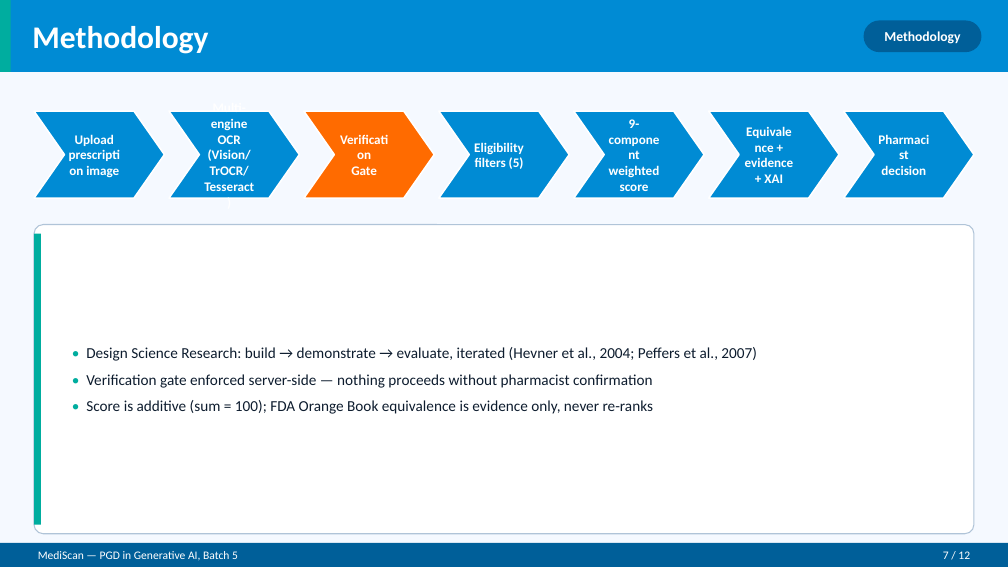
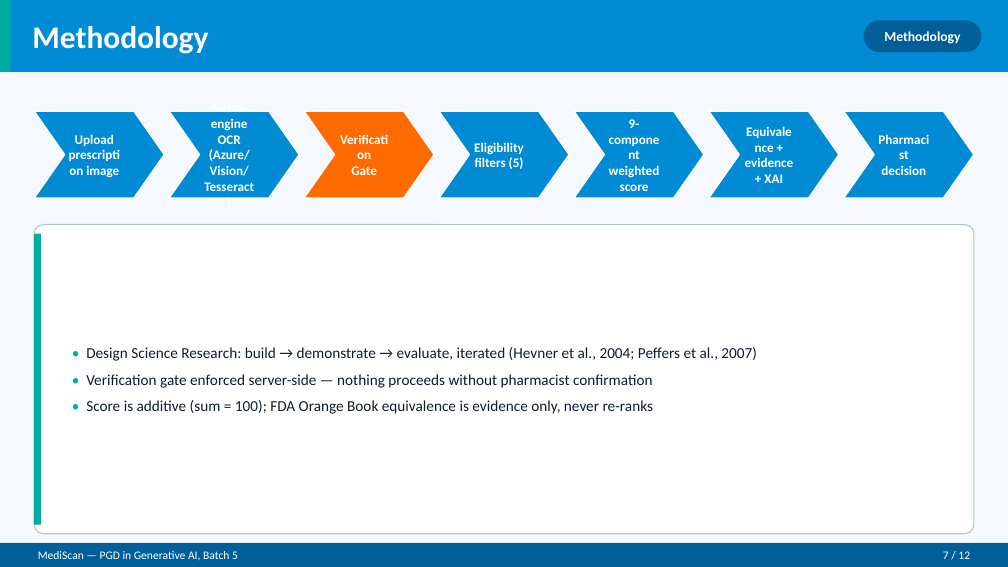
Before and after one commit to usamaalam01/prescriptionaiv2, a slide deck: slide 7 of uni-docs/MediScan_Final_Presentation.pptx. Drawn at 1008x567 pixels with LibreOffice and Linux fonts; fonts in the diff are those of the drawing. Boxes give left, top, right and bottom in pixels: in the first picture for what was removed or moved away, otherwise in the second. Text is boxed around its words. In the diff, an @@ line names an element or a change of style, - is before the commit and + after.

```diff
--- a/uni-docs/MediScan_Final_Presentation.pptx
+++ b/uni-docs/MediScan_Final_Presentation.pptx
@@ text in chevron at box(204, 149, 254, 191): text changed @@
-(Vision/TrOCR/Tesseract)
+(Azure/Vision/Tesseract)
```
Also in this commit, not shown: 2 other slides changed, 1 other file.
